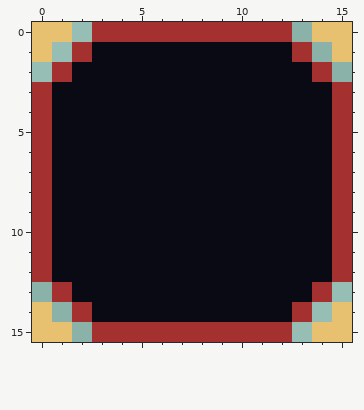
Edited in one commit: pixel-art file (assets/img/ui/dialog_bubble.aseprite). The picture above was drawn from the file before the commit.
16x16 pixels, 1 frame.
Once edited:
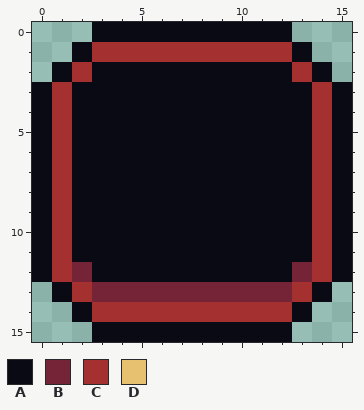
Palette (. is transparent): A #090a14  B #752438  C #a53030  D #e8c170
The author wrote: redrawn dialog bubble artwork
From old to new:
{"y":0,"x":0,"old":"DD","new":".."}
{"y":0,"x":3,"old":"CCCCCCCCCC","new":"AAAAAAAAAA"}
{"y":0,"x":14,"old":"DD","new":".."}
{"y":1,"x":0,"old":"D","new":"."}
{"y":1,"x":2,"old":"CAAAAAAAAAAC","new":"ACCCCCCCCCCA"}
{"y":1,"x":15,"old":"D","new":"."}
{"y":2,"x":1,"old":"CA","new":"AC"}
{"y":2,"x":13,"old":"AC","new":"CA"}
{"y":3,"x":0,"old":"CA","new":"AC"}
{"y":3,"x":14,"old":"AC","new":"CA"}
{"y":4,"x":0,"old":"CA","new":"AC"}
{"y":4,"x":14,"old":"AC","new":"CA"}
{"y":5,"x":0,"old":"CA","new":"AC"}
{"y":5,"x":14,"old":"AC","new":"CA"}
{"y":6,"x":0,"old":"CA","new":"AC"}
{"y":6,"x":14,"old":"AC","new":"CA"}
{"y":7,"x":0,"old":"CA","new":"AC"}
{"y":7,"x":14,"old":"AC","new":"CA"}
{"y":8,"x":0,"old":"CA","new":"AC"}
{"y":8,"x":14,"old":"AC","new":"CA"}
{"y":9,"x":0,"old":"CA","new":"AC"}
{"y":9,"x":14,"old":"AC","new":"CA"}
{"y":10,"x":0,"old":"CA","new":"AC"}
{"y":10,"x":14,"old":"AC","new":"CA"}
{"y":11,"x":0,"old":"CA","new":"AC"}
{"y":11,"x":14,"old":"AC","new":"CA"}
{"y":12,"x":0,"old":"CAA","new":"ACB"}
{"y":12,"x":13,"old":"AAC","new":"BCA"}
{"y":13,"x":1,"old":"CAAAAAAAAAAAAC","new":"ACBBBBBBBBBBCA"}
{"y":14,"x":0,"old":"D","new":"."}
{"y":14,"x":2,"old":"CAAAAAAAAAAC","new":"ACCCCCCCCCCA"}
{"y":14,"x":15,"old":"D","new":"."}
{"y":15,"x":0,"old":"DD","new":".."}
{"y":15,"x":3,"old":"CCCCCCCCCC","new":"AAAAAAAAAA"}
{"y":15,"x":14,"old":"DD","new":".."}
{"label":"changed","picture_box":[32,22,352,342]}
